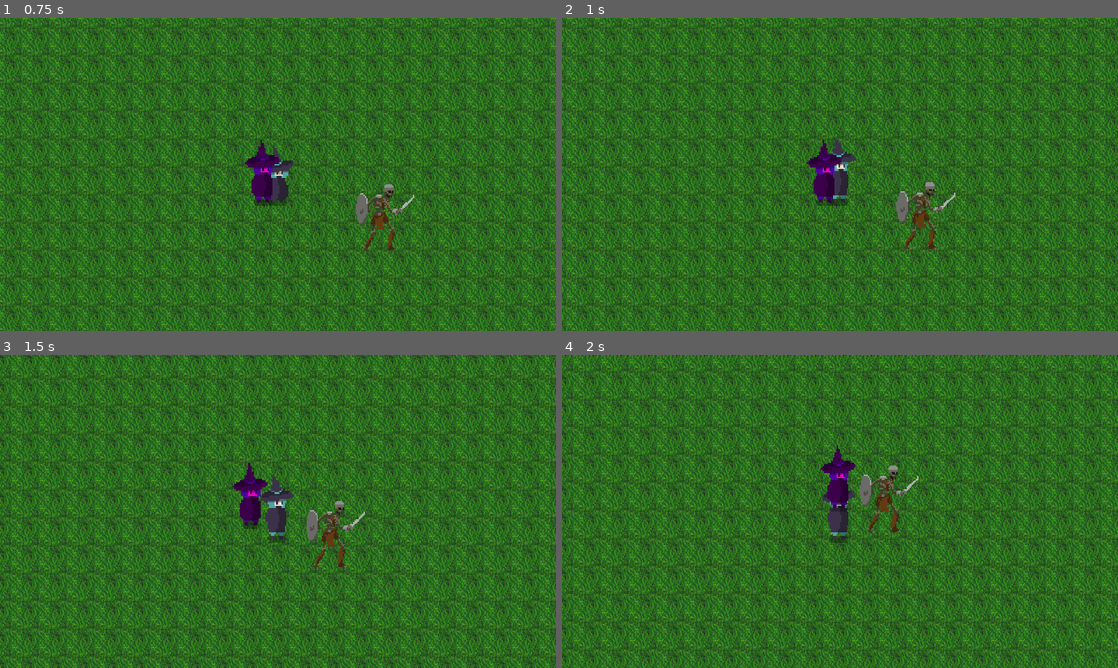
Above: before the commit, frames 1-4 (two rows, left to right).
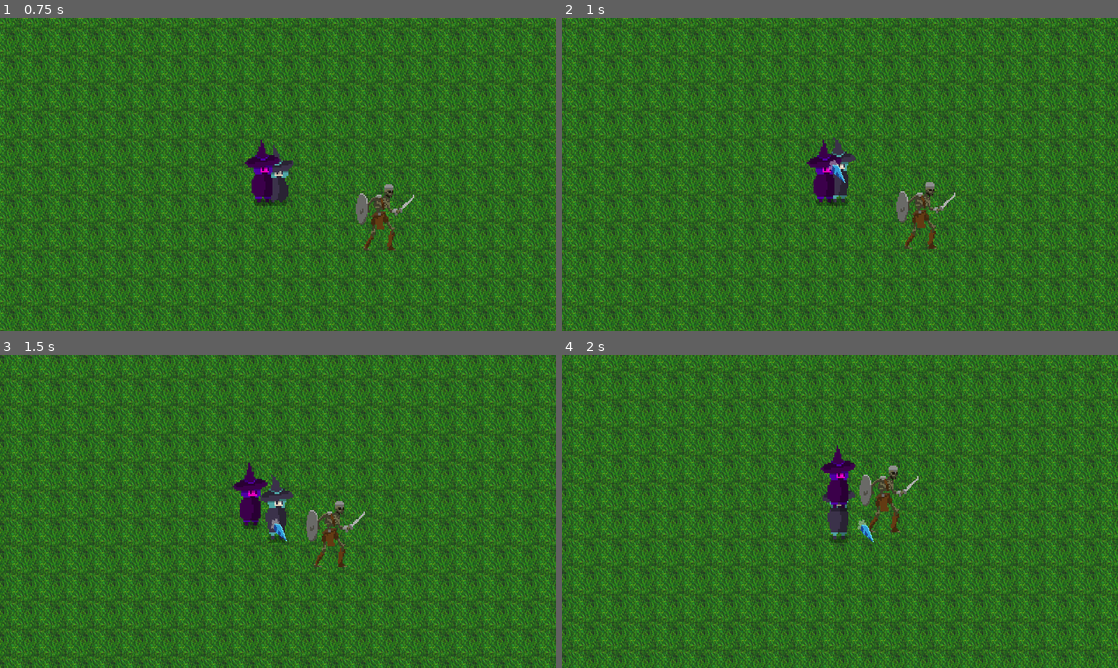
Above: after the commit, the same moments.

Repository: henriquegeribello/CC5408-1-Taller-de-Dise-o-y-Desarrollo-de-Videojuegos
Game: Godot game, scene res://World/world.tscn
The game is run twice, just before and just after one commit, with the same random seed, the same clock (stepped at 60 frames per second) and the same inputs.
Inputs:
- Up to frame 1 (0.75 s): tap Enter (ui_accept) at 0.5 s; hold D (right) from 0.53 s (still down)
- Up to frame 2 (1 s): keep holding D (right); tap Enter (ui_accept) at 0.77 s
- Up to frame 3 (1.5 s): release D (right) at 1.28 s; hold S (down) from 1.28 s (still down)
- Up to frame 4 (2 s): keep holding S (down); tap Enter (ui_accept) at 1.52 s

Frame 1 is identical in both runs. In frame 2, less than 0.1% of the frame differs, in the area x 48-51%, y 45-53%; in frame 3, less than 0.1%; in frame 4, less than 0.1%, in the area x 53-57%, y 52-60%.
Error before the commit: Invalid assignment of property or key 'wait_time' with value of type 'int' on a base object of type 'null instance'. (res://Attacks/IceSpearAttack.gd:28)
Error after the commit: Parse Error: Could not find type "Enemy" in the current scope. (res://Attacks/genericProjectileSpawner.gd:80)

Commit message:
Added generic projectile spawner behaviour, added assets for attacks, modified player node

Diff:
--- a/Attacks/IceSpearAttack.gd
+++ b/Attacks/IceSpearAttack.gd
@@ -2,8 +2,8 @@
 var iceSpear = preload("res://Attacks/Projectiles/iceSpear.tres")
 
 @onready var player = get_tree().get_first_node_in_group("player")
-@onready var reloadTimer = get_node("%reloadTimer")
-@onready var attackTimer = get_node("%attackTimer")
+@onready var reloadTimer = $reloadTimer
+@onready var attackTimer = $attackTimer
 @onready var rootScene = get_tree().get_first_node_in_group("root")
 
 #Stats
--- a/Attacks/Projectiles/iceSpear.tres
+++ b/Attacks/Projectiles/iceSpear.tres
@@ -6,10 +6,11 @@
 
 [resource]
 script = ExtResource("2_pauch")
+max_level = 5
+base_ammo = 2
+reload_speed = 2
+fire_rate = 1
 scene = ExtResource("1_p68ei")
-name = ""
-description = "An ice spear that goes through enemies. Fires towards the nearest enemy."
-max_level = 5
 level = 1
 element = 1
 type = 0
@@ -19,7 +20,10 @@
 knockback = 100
 attack_size = 1.0
 damage = 5
+flight_time = 10
 sprite = ExtResource("3_xyefn")
 hframes = 10
 vframes = 1
 rotation = 0
+name = "IceSpear"
+description = "An ice spear that goes through enemies. Fires towards the nearest enemy."
--- /dev/null
+++ b/Attacks/Projectiles/lightningBird.tres
@@ -0,0 +1,27 @@
+[gd_resource type="Resource" script_class="Projectile" load_steps=3 format=3 uid="uid://jgj1abl0e8ig"]
+
+[ext_resource type="Script" path="res://Attacks/Projectiles/Projectile.gd" id="1_do1bh"]
+[ext_resource type="Texture2D" uid="uid://tpnln4olmkrh" path="res://assets/attacks/Holy VFX 01 Repeatable.png" id="2_8qa6k"]
+
+[resource]
+script = ExtResource("1_do1bh")
+max_level = 1
+base_ammo = 3
+reload_speed = 5
+fire_rate = 1
+level = 1
+element = 2
+type = 0
+mov = Vector2(0, 0)
+hp = 1
+speed = 100
+knockback = 100
+attack_size = 1.0
+damage = 5
+flight_time = 10
+sprite = ExtResource("2_8qa6k")
+hframes = 8
+vframes = 1
+rotation = 0
+name = "Lightning Bird"
+description = ""
--- a/Attacks/genericProjectile.gd
+++ b/Attacks/genericProjectile.gd
@@ -17,10 +17,11 @@
 var mov = Vector2.ZERO
 
 # Sprite params
-var sprite = "res://assets/attacks/IceVFX 1 Repeatable.png"
-var hframes = 10
+var sprite = load("res://assets/attacks/IceVFX 1 Repeatable.png")
+var hframes = 8
 var vframes = 1
 var sprite_rotation = 0
+var frame = 0
 
 @onready var player = get_tree().get_first_node_in_group("player")
 @onready var enemy_target = get_tree().get_first_node_in_group("enemy")
@@ -29,18 +30,26 @@
 
 func _ready():
 	$Sprite2D.texture = sprite
+	$Sprite2D.hframes = hframes
+	$Sprite2D.vframes = vframes
+	$Sprite2D.rotation = sprite_rotation
 	angle = global_position.direction_to(target_pos)
 	rotation = angle.angle()
-	flightTimer.timeout = flight_time
+	flightTimer.wait_time = flight_time
 	flightTimer.start()
 
+func _process(delta):
+	$Sprite2D.set_frame(int(frame))
+	frame += 0.2
+	if frame>hframes:
+		frame = int(frame)%hframes
 
 func _physics_process(delta):
 	match type:
 		simple:
 			position += angle*speed*delta
 		homing:
-			position += global_position.direction_to(enemy_target.position)*speed*delta
+			position += global_position.direction_to(enemy_target.global_position)*speed*delta
 		fixed:
 			position += mov*speed*delta
 
--- /dev/null
+++ b/Attacks/genericProjectileSpawner.gd
@@ -0,0 +1,93 @@
+extends Node2D
+
+enum {simple, homing, fixed}
+var projectile_node = preload("res://Attacks/genericProjectile.tscn")
+var projectile : Projectile
+var ammo : int
+var level = 1
+
+var player_mov : Vector2
+var available_enemies = []
+
+@onready var player = get_tree().get_first_node_in_group("player")
+@onready var rootScene = get_tree().get_first_node_in_group("root")
+@onready var reloadTimer = $reloadTimer
+@onready var attackTimer = $attackTimer
+@onready var enemyDetect = $enemyDetection
+
+# Called when the node enters the scene tree for the first time.
+func _ready():
+	projectile = load("res://Attacks/Projectiles/lightningBird.tres")
+	ammo = projectile.base_ammo
+	attackTimer.wait_time = projectile.fire_rate
+	reloadTimer.wait_time = projectile.reload_speed
+	attackTimer.start()
+
+
+
+
+
+func _on_attack_timer_timeout():
+	if ammo > 0:
+		var pew = bullet_init()
+		set_target(pew)
+
+		rootScene.add_child(pew)
+	else:
+		if not attackTimer.is_stopped():
+			attackTimer.stop()
+		reloadTimer.start()
+
+func bullet_init():
+	var bullet = projectile_node.instantiate()
+	bullet.type = projectile.type
+	bullet.level = level
+	bullet.hp = projectile.hp
+	bullet.speed = projectile.speed
+	bullet.damage = projectile.damage
+	bullet.flight_time = projectile.flight_time
+	bullet.position = player.position
+	bullet.sprite = projectile.sprite
+	bullet.hframes = projectile.hframes
+	bullet.vframes = projectile.vframes
+	bullet.sprite_rotation = projectile.rotation
+
+	return bullet
+
+func set_target(bullet):
+	match bullet.type:
+		simple:
+			if player.movement_array[-1] != Vector2.ZERO:
+				player_mov = player.movement_array[-1]
+			bullet.target_pos = player_mov
+		homing:
+			if (available_enemies.size()):
+				bullet.enemy_target = get_closest_enemy()
+		fixed:
+			bullet.mov = projectile.mov
+
+func get_closest_enemy():
+	var ret = available_enemies[0]
+	var dist = ret.global_position.distance_squared_to(player.global_position)
+	for en in available_enemies:
+		if en.global_position.distance_squared_to(player.global_position) < dist:
+			ret = en
+			dist = en.global_position.distance_squared_to(player.global_position)
+	return ret
+
+
+func _on_body_entered(body):
+	if body is Enemy:
+		available_enemies.append(body)
+
+
+func _on_body_exited(body):
+	if body in available_enemies:
+		available_enemies.erase(body)
+
+
+func _on_reload_timer_timeout():
+	ammo = projectile.base_ammo
+	if not reloadTimer.is_stopped():
+		reloadTimer.stop()
+	attackTimer.start()
--- /dev/null
+++ b/Attacks/genericProjectileSpawner.tscn
@@ -0,0 +1,23 @@
+[gd_scene load_steps=3 format=3 uid="uid://da5ct71wqbugq"]
+
+[ext_resource type="Script" path="res://Attacks/genericProjectileSpawner.gd" id="1_q0exb"]
+
+[sub_resource type="CircleShape2D" id="CircleShape2D_4fhel"]
+radius = 190.0
+
+[node name="genericProjectileSpawner" type="Area2D"]
+script = ExtResource("1_q0exb")
+
+[node name="attackTimer" type="Timer" parent="."]
+
+[node name="reloadTimer" type="Timer" parent="."]
+
+[node name="enemyDetection" type="CollisionShape2D" parent="."]
+light_mask = 3
+visibility_layer = 3
+shape = SubResource("CircleShape2D_4fhel")
+
+[connection signal="body_entered" from="." to="." method="_on_body_entered"]
+[connection signal="body_exited" from="." to="." method="_on_body_exited"]
+[connection signal="timeout" from="attackTimer" to="." method="_on_attack_timer_timeout"]
+[connection signal="timeout" from="reloadTimer" to="." method="_on_reload_timer_timeout"]
--- a/Attacks/generic_projectile_spawner.tscn
+++ b/Attacks/generic_projectile_spawner.tscn
@@ -1,6 +1,6 @@
-[gd_scene load_steps=2 format=3 uid="uid://bsvas53k4b4ur"]
+[gd_scene load_steps=2 format=3 uid="uid://bmtb7qw0xwkvm"]
 
-[ext_resource type="Script" path="res://genericProjectileSpawner.gd" id="1_q0exb"]
+[ext_resource type="Script" path="res://Attacks/genericProjectileSpawner.gd" id="1_q0exb"]
 
 [node name="genericProjectileSpawner" type="Node2D"]
 script = ExtResource("1_q0exb")
--- a/World/world.tscn
+++ b/World/world.tscn
@@ -1,10 +1,12 @@
-[gd_scene load_steps=6 format=3 uid="uid://bk88s1l2tfeb0"]
+[gd_scene load_steps=8 format=3 uid="uid://bk88s1l2tfeb0"]
 
 [ext_resource type="Texture2D" uid="uid://qehda634lpl4" path="res://dirt_full_new.png" id="1_l10io"]
 [ext_resource type="PackedScene" uid="uid://do8oqsdg258a8" path="res://player.tscn" id="2_nbq3s"]
 [ext_resource type="PackedScene" uid="uid://4rsp327wfyom" path="res://Attacks/IceSpearAttack.tscn" id="3_aupmb"]
+[ext_resource type="PackedScene" uid="uid://cgri5p7bxsnws" path="res://Attacks/Attack.tscn" id="3_eymy8"]
 [ext_resource type="PackedScene" uid="uid://dbsivqsvjeown" path="res://Enemy/enemy.tscn" id="3_u70ix"]
 [ext_resource type="PackedScene" uid="uid://b3h0nqlb0mkvd" path="res://Shadow/shadow.tscn" id="4_3alnl"]
+[ext_resource type="PackedScene" uid="uid://da5ct71wqbugq" path="res://Attacks/genericProjectileSpawner.tscn" id="5_mxus3"]
 
 [node name="World" type="Node2D" groups=["root"]]
 
@@ -20,7 +22,11 @@
 
 [node name="Camera2D" type="Camera2D" parent="Player"]
 
-[node name="IceSpearAttack" parent="Player" instance=ExtResource("3_aupmb")]
+[node name="Attack" parent="Player" instance=ExtResource("3_eymy8")]
+
+[node name="IceSpearAttack" parent="Player/Attack" instance=ExtResource("3_aupmb")]
+
+[node name="genericProjectileSpawner" parent="Player/Attack" instance=ExtResource("5_mxus3")]
 
 [node name="Enemy" parent="." instance=ExtResource("3_u70ix")]
 position = Vector2(142, 54)
--- a/genericProjectileSpawner.gd
+++ /dev/null
@@ -1,34 +0,0 @@
-extends Node2D
-
-
-var projectile_node = preload("res://Attacks/genericProjectile.tscn")
-var projectile : Projectile
-var ammo : int
-var level = 1
-
-@onready var player = get_tree().get_first_node_in_group("player")
-@onready var rootScene = get_tree().get_first_node_in_group("root")
-@onready var reloadTimer = %reloadTimer
-@onready var attackTimer = %attackTimer
-
-# Called when the node enters the scene tree for the first time.
-func _ready():
-	ammo = projectile.base_ammo
-	attackTimer.wait_time = projectile.fire_rate
-	reloadTimer.wait_time = projectile.reload_time
-	reloadTimer.start()
-
-
-
-
-
-func _on_attack_timer_timeout():
-	if ammo > 0:
-		var bullet = projectile_node.instantiate()
-		bullet.type = projectile.type
-		bullet.level = level
-		bullet.hp = projectile.hp
-		bullet.speed = projectile.speed
-		bullet.damage = projectile.damage
-		bullet.flight_time = projectile.flight_time
-		bullet.position = player.position
--- a/player.tscn
+++ b/player.tscn
@@ -1,8 +1,11 @@
-[gd_scene load_steps=17 format=3 uid="uid://do8oqsdg258a8"]
+[gd_scene load_steps=20 format=3 uid="uid://do8oqsdg258a8"]
 
 [ext_resource type="Script" path="res://player.gd" id="1_l2r0f"]
 [ext_resource type="Texture2D" uid="uid://b4ot088uxdr51" path="res://assets/characters/Blue Witch/Blue_witch/B_witch_idle.png" id="2_e4qfw"]
 [ext_resource type="PackedScene" uid="uid://btauj1kt2igi1" path="res://Utlity/hurt_box.tscn" id="3_dm30n"]
+[ext_resource type="PackedScene" uid="uid://cgri5p7bxsnws" path="res://Attacks/Attack.tscn" id="4_xpiue"]
+[ext_resource type="PackedScene" uid="uid://4rsp327wfyom" path="res://Attacks/IceSpearAttack.tscn" id="5_0beu6"]
+[ext_resource type="PackedScene" uid="uid://da5ct71wqbugq" path="res://Attacks/genericProjectileSpawner.tscn" id="6_qorut"]
 
 [sub_resource type="CapsuleShape2D" id="CapsuleShape2D_21h5w"]
 radius = 4.65382
@@ -161,6 +164,12 @@
 position = Vector2(-1, 4)
 shape = SubResource("CapsuleShape2D_mttdy")
 
+[node name="Attack" parent="." instance=ExtResource("4_xpiue")]
+
+[node name="IceSpearAttack" parent="Attack" instance=ExtResource("5_0beu6")]
+
+[node name="genericProjectileSpawner" parent="Attack" instance=ExtResource("6_qorut")]
+
 [connection signal="hurt" from="HurtBox" to="." method="_on_hurt_box_hurt"]
 
 [editable path="HurtBox"]
Binary file added: assets/attacks/Holy VFX 01 Repeatable.png
Not shown, added: assets/attacks/Holy VFX 01 Repeatable.png.import
Binary file added: assets/attacks/Thunder projectile1 wo blur.png
Not shown, added: assets/attacks/Thunder projectile1 wo blur.png.import
